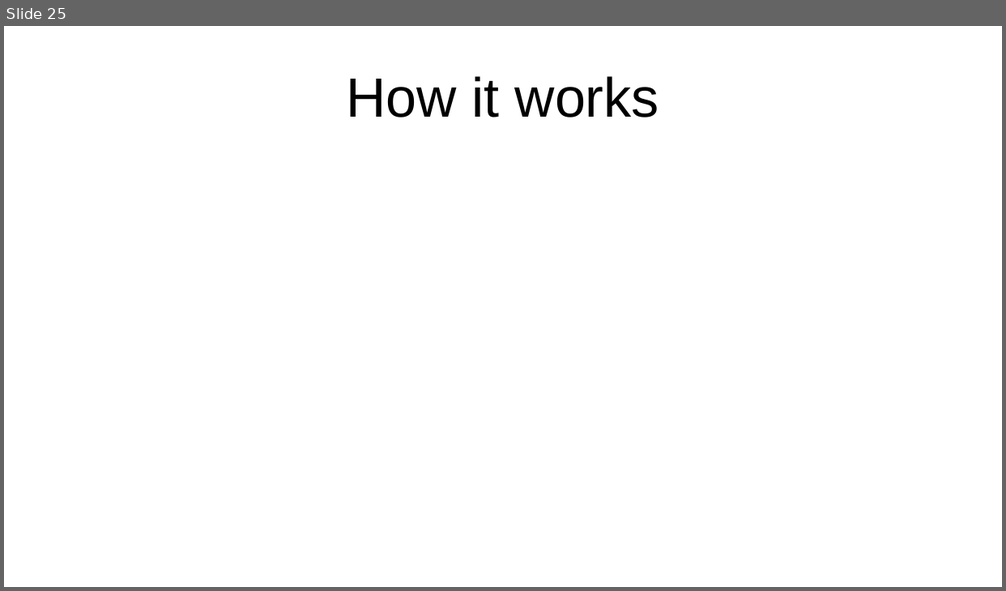
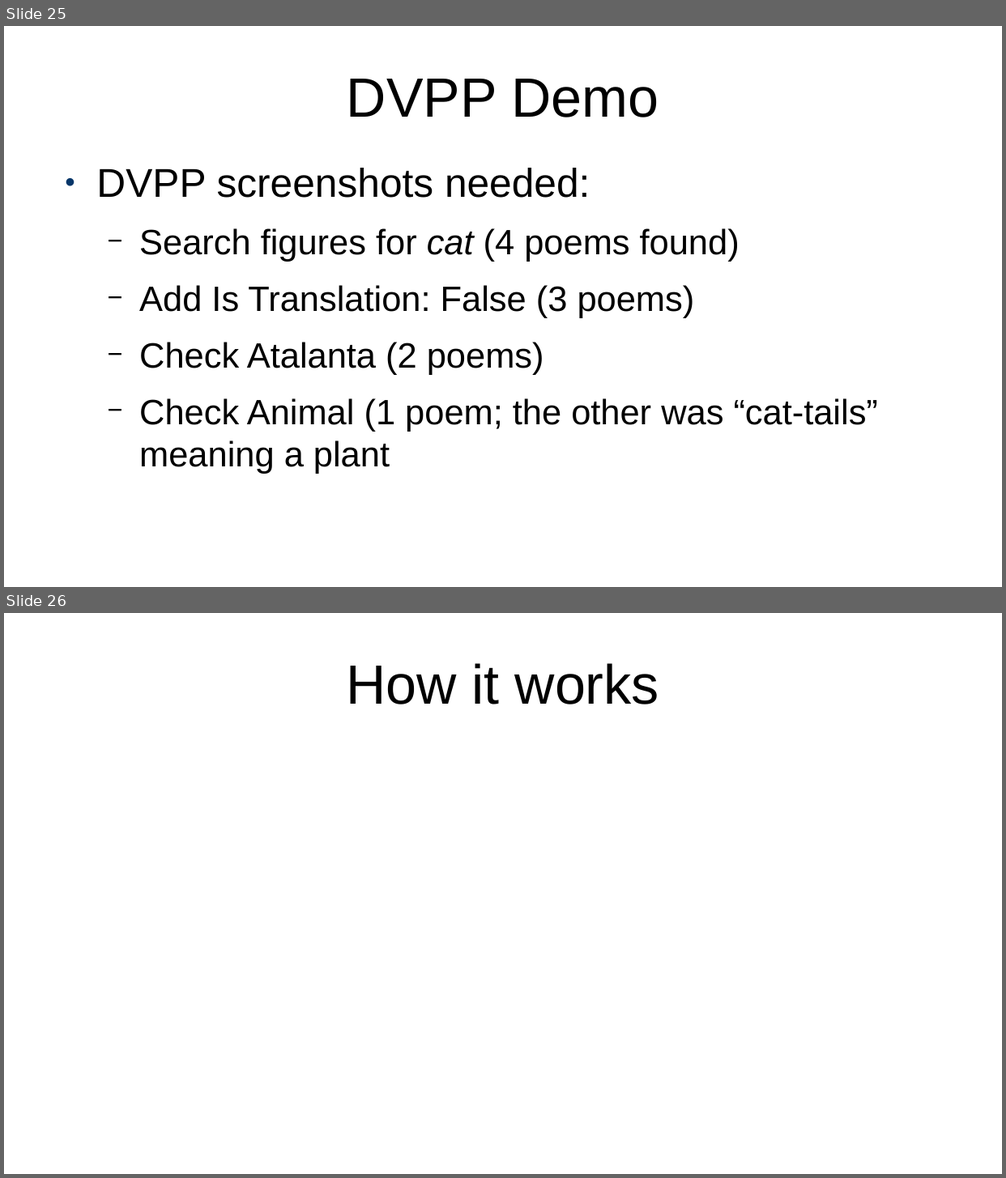
Before and after one commit to projectEndings/Endings, a slide deck: presentations/ubc2020/nineProjects.odp. Shown one above the other, each under a label of ours: slide 25 before the commit, slides 25 and 26 after it. The pictures are 1006x591 and 1006x1178 pixels, drawn with LibreOffice and Linux fonts; fonts in the diff are those of the drawing. Boxes give left, top, right and bottom in pixels: in the first picture for what was removed or moved away, otherwise in the second. Text is boxed around its words. In the diff, an @@ line names an element or a change of style, - is before the commit and + after.

Commit message:
Adding descriptions of screenshots needed

```diff
--- a/presentations/ubc2020/nineProjects.odp
+++ b/presentations/ubc2020/nineProjects.odp
@@ slide 25 added at [4, 26, 1002, 587], background #FFFFFF @@
@@ title added at [347, 79, 658, 118], 44 pt, text #000000 @@
+DVPP Demo
@@ text added at [96, 168, 878, 474], 28 pt, text #000000 @@
+● DVPP screenshots needed:
+  − Search figures for cat (4 poems found)
+  − Add Is Translation: False (3 poems)
+  − Check Atalanta (2 poems)
+  − Check Animal (1 poem; the other was “cat-tails” meaning a plant
@@ what was slide 25 is now slide 26 @@
```
Also in this commit, not shown: 2 slides changed, 3 other slides added, 3 slides removed.
